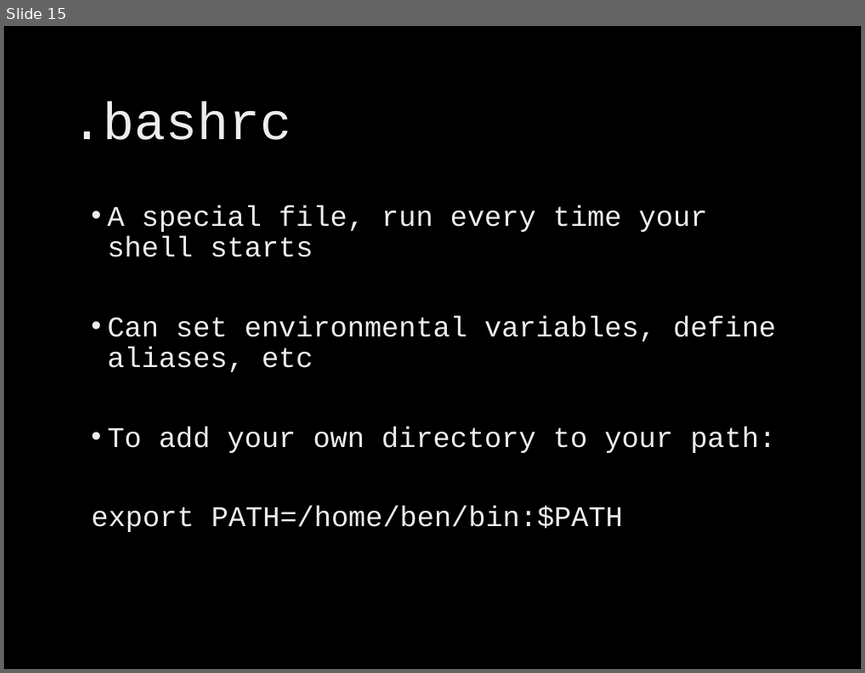
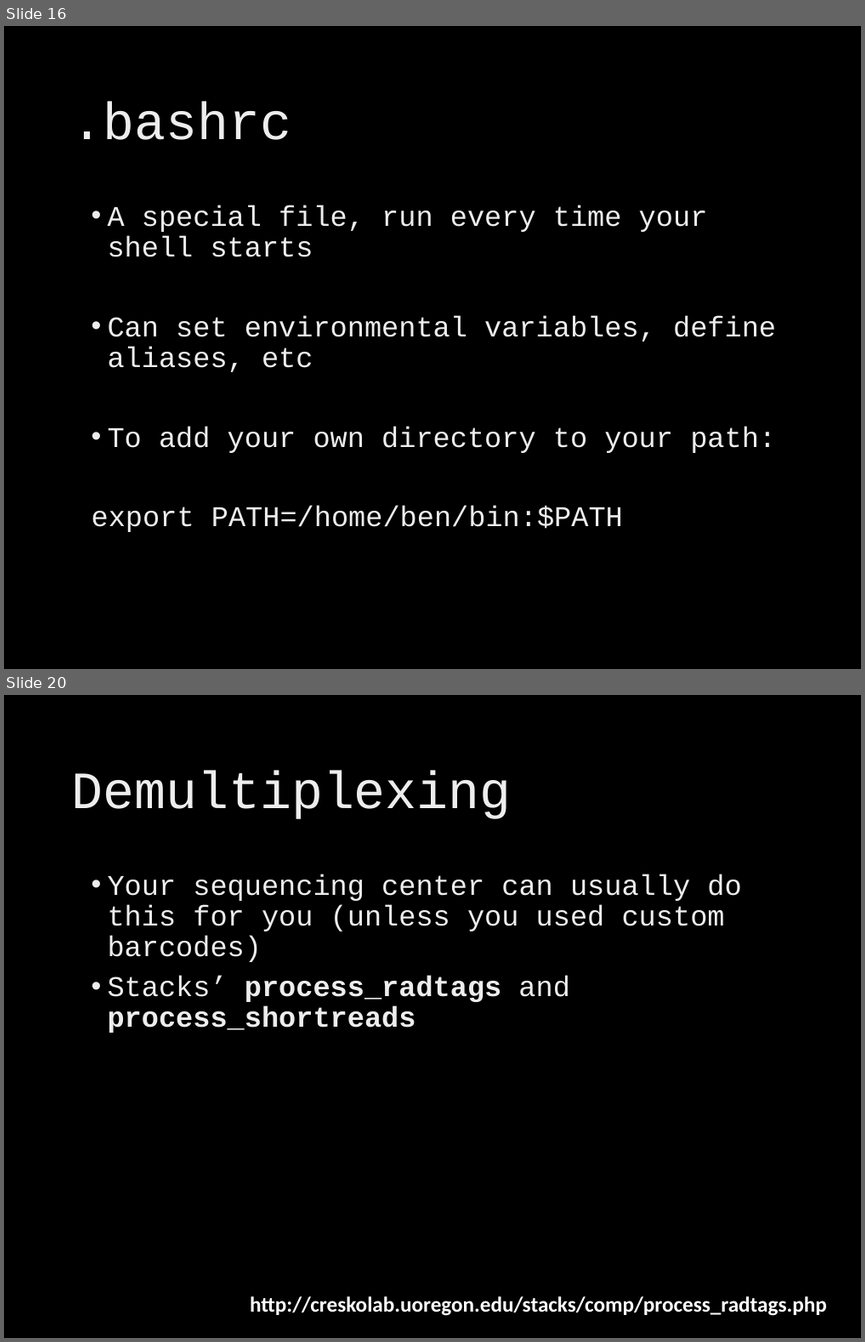
Before and after one commit to brevans/MPS_Workshop, a slide deck: presentations/intro pipelines.pptx. Shown one above the other, each under a label of ours: slide 15 before the commit, slides 16 and 20 after it; the slides between them are not shown. The pictures are 865x673 and 865x1342 pixels, drawn with LibreOffice and Linux fonts; fonts in the diff are those of the drawing; background and template pictures are left out. Boxes give left, top, right and bottom in pixels: in the first picture for what was removed or moved away, otherwise in the second. Text is boxed around its words. In the diff, an @@ line names an element or a change of style, - is before the commit and + after.

```diff
--- a/presentations/intro pipelines.pptx
+++ b/presentations/intro pipelines.pptx
@@ slide 20 added at (4,695,861,1338), background picture (left out) @@
@@ title added at (71,771,511,819), 44 pt, text gradient #DEDEDE to #EDEDED to #FFFFFF @@
+Demultiplexing
@@ text added at (108,873,741,1032), 24 pt, text gradient #DEDEDE to #EDEDED to #FFFFFF @@
+• Your sequencing center can usually do this for you (unless you used custom barcodes)
+• Stacks’ process_radtags and process_shortreads
@@ text added at (250,1296,827,1315), 18 pt, text #FFFFFF, bold @@
+http://creskolab.uoregon.edu/stacks/comp/process_radtags.php
@@ what was slide 15 is now slide 16 @@
```
Also in this commit, not shown: 10 slides changed, 4 other slides added, 3 slides removed.
